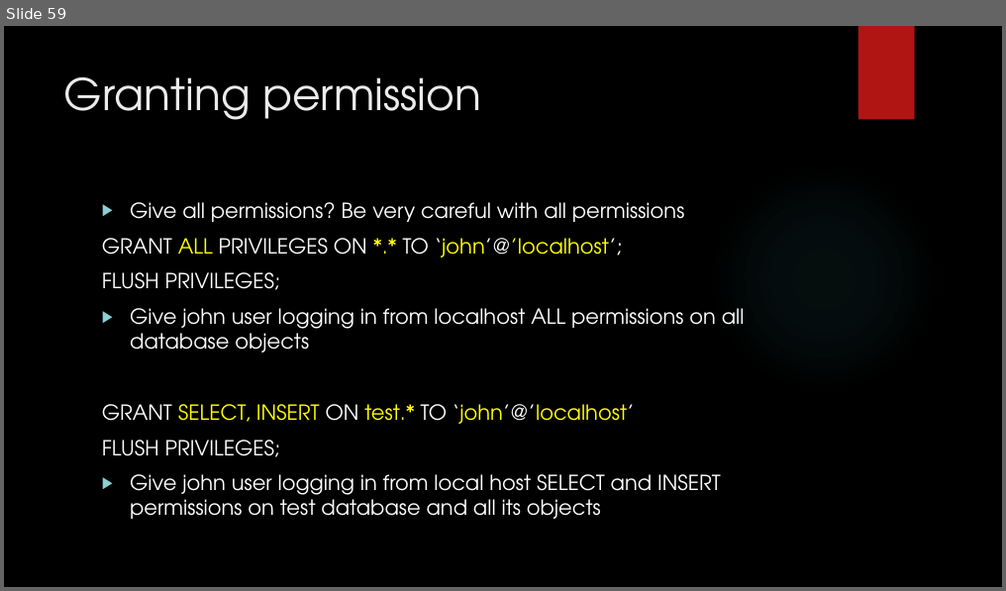
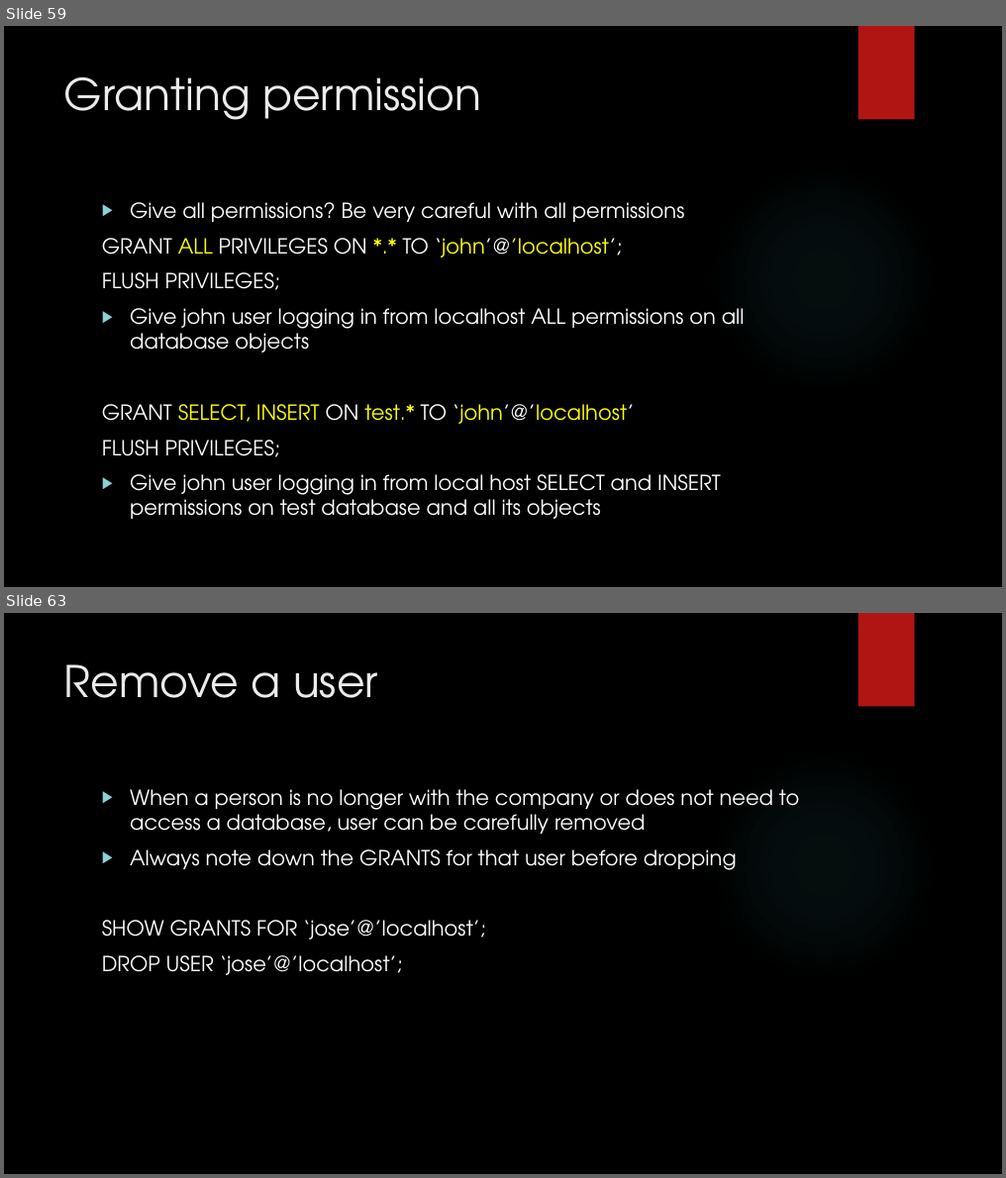
Before and after one commit to zedfoxus/database-bootcamp, a slide deck: Presentation/Database-Bootcamp-Presentation.pptx. Shown one above the other, each under a label of ours: slide 59 before the commit, slides 59 and 63 after it; the slides between them are not shown. The pictures are 1006x591 and 1006x1178 pixels, drawn with LibreOffice and Linux fonts; fonts in the diff are those of the drawing; background and template pictures are left out. Boxes give left, top, right and bottom in pixels: in the first picture for what was removed or moved away, otherwise in the second. Text is boxed around its words. In the diff, an @@ line names an element or a change of style, - is before the commit and + after.

Commit message:
User privileges and reset password

```diff
--- a/Presentation/Database-Bootcamp-Presentation.pptx
+++ b/Presentation/Database-Bootcamp-Presentation.pptx
@@ slide 63 added at (4,613,1002,1174), background picture (left out); not listed: 2 template elements that a slide beside it also shows @@
@@ title added at (64,664,378,698), 42 pt, text #EBEBEB @@
+Remove a user
@@ text added at (102,789,799,975), 20 pt, text #FFFFFF @@
+▶ When a person is no longer with the company or does not need to access a database, user can be carefully removed
+▶ Always note down the GRANTS for that user before dropping
+SHOW GRANTS FOR ‘jose’@’localhost’;
+DROP USER ‘jose’@’localhost’;
```
Also in this commit, not shown: 2 slides changed, 3 other slides added.
